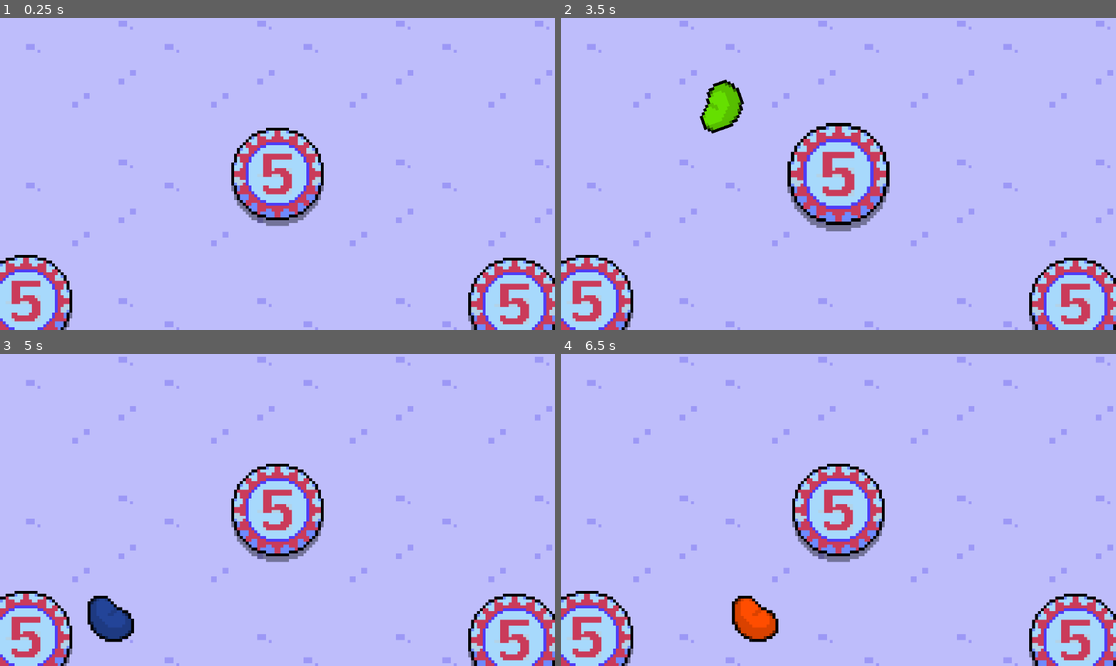
Above: before the commit, frames 1-4 (two rows, left to right).
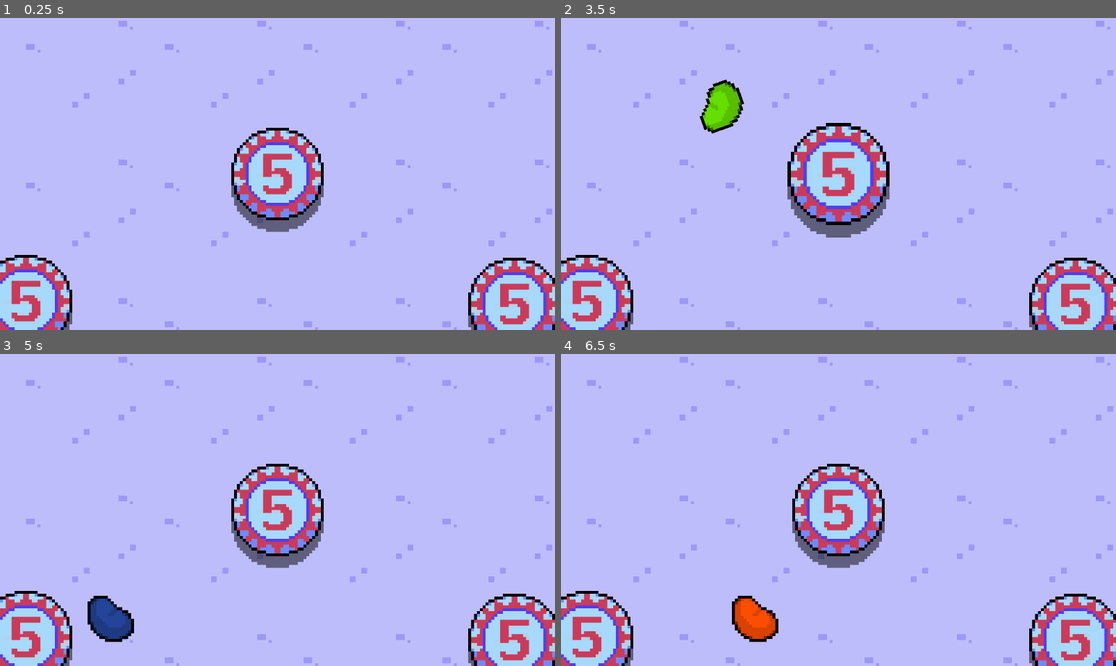
Above: after the commit, the same moments.

Repository: dairycultist/bean-game
Game: Godot game, scene res://scene.tscn
Two runs of this game, one before a commit and one after it. Both use one fixed random seed, a clock stepped at 60 frames per second and the inputs below.
Inputs (mouse positions are in pixels of both pictures, inside the frame that each line leads up to):
- Up to frame 1 (0.25 s): no input
- Up to frame 2 (3.5 s): tap Enter at 0.5 s; move the mouse to (838, 174) at 0.52 s; press the mouse at (838, 174) at 0.53 s; move the mouse to (727, 189) at 1.27 s; release the mouse at (727, 189) at 1.28 s; click (727, 189) at 1.35 s; move the mouse to (894, 105) at 2.02 s; press the mouse at (894, 105) at 2.03 s; move the mouse to (810, 236) at 2.77 s; release the mouse at (810, 236) at 2.78 s; click (810, 236) at 2.85 s
- Up to frame 3 (5 s): move the mouse to (444, 556) at 3.52 s; press the mouse at (444, 556) at 3.53 s; move the mouse to (111, 463) at 4.27 s; release the mouse at (111, 463) at 4.28 s; click (111, 463) at 4.35 s
- Up to frame 4 (6.5 s): move the mouse to (866, 510) at 5.02 s; press the mouse at (866, 510) at 5.03 s; move the mouse to (755, 432) at 5.77 s; release the mouse at (755, 432) at 5.78 s; click (755, 432) at 5.85 s

The runs differ from the first frame. In frame 1, 0.7% of the frame differs, in the area x 11-86%, y 53-100%; in frame 2, 0.8%, in the area x 11-86%, y 54-100%; in frame 3, 0.7%; in frame 4, 0.7%.

Commit message:
Add shadow shader

Diff:
--- a/bumper.tscn
+++ b/bumper.tscn
@@ -1,7 +1,8 @@
-[gd_scene load_steps=7 format=3 uid="uid://20qdpjnnrdot"]
+[gd_scene load_steps=9 format=3 uid="uid://20qdpjnnrdot"]
 
 [ext_resource type="Script" uid="uid://g72wydl8scaf" path="res://bumper.gd" id="1_h31vo"]
 [ext_resource type="Texture2D" uid="uid://cj4o4xl1284dq" path="res://bumper.png" id="2_h31vo"]
+[ext_resource type="Shader" uid="uid://ogj1vy305n7g" path="res://shadow.gdshader" id="2_sn2yj"]
 
 [sub_resource type="Animation" id="Animation_h31vo"]
 length = 0.001
@@ -40,6 +41,11 @@
 &"bump": SubResource("Animation_32yb8")
 }
 
+[sub_resource type="ShaderMaterial" id="ShaderMaterial_32yb8"]
+shader = ExtResource("2_sn2yj")
+shader_parameter/dist = 4.0
+shader_parameter/opacity = 0.5
+
 [sub_resource type="CircleShape2D" id="CircleShape2D_y2354"]
 radius = 16.0
 
@@ -53,8 +59,9 @@
 
 [node name="Sprite" type="Sprite2D" parent="."]
 texture_filter = 1
+texture_repeat = 1
+material = SubResource("ShaderMaterial_32yb8")
 texture = ExtResource("2_h31vo")
-offset = Vector2(0, 1)
 
 [node name="CollisionShape2D" type="CollisionShape2D" parent="."]
 shape = SubResource("CircleShape2D_y2354")
--- /dev/null
+++ b/shadow.gdshader
@@ -0,0 +1,25 @@
+shader_type canvas_item;
+
+uniform float dist = 2.0;
+uniform float opacity: hint_range(0.0, 1.0) = 0.5;
+
+void vertex() {
+
+	float v_dist = dist * TEXTURE_PIXEL_SIZE.y + 1.0;
+
+	//vec2 down = (vec4(0.0, 1.0, 0.0, 1.0) * MODEL_MATRIX).xy; // TODO implement for rotation accuracy
+
+	VERTEX.y *= v_dist;
+	VERTEX.y += (v_dist - 1.0) / TEXTURE_PIXEL_SIZE.y / 2.0;
+}
+
+void fragment() {
+
+	float v_dist = dist * TEXTURE_PIXEL_SIZE.y + 1.0;
+
+	COLOR = texture(TEXTURE, vec2(UV.x, UV.y * v_dist - v_dist + 1.0));
+	COLOR.rgb *= 0.0;
+	COLOR.a *= opacity;
+
+	COLOR += texture(TEXTURE, vec2(UV.x, UV.y * v_dist)) * (1.0 - step(1.0, UV.y * v_dist));
+}
Binary file changed: bumper.png
Not shown, added: shadow.gdshader.uid
